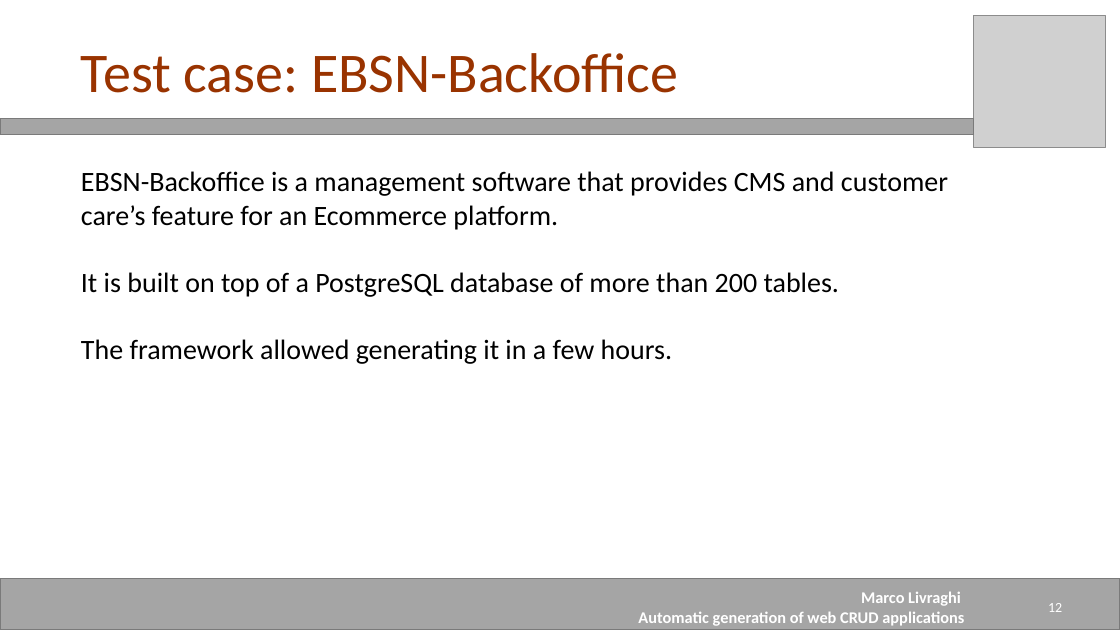
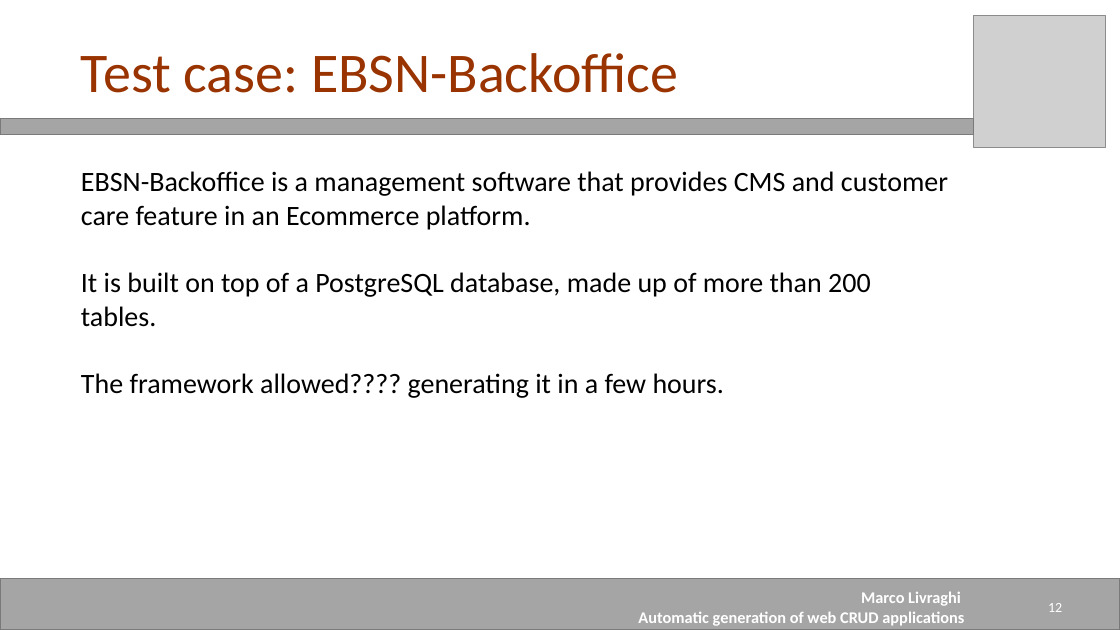
Before and after one commit to mrclivraghi/Anggen, a slide deck: slide 12 of Documentation/Presentation_Livraghi.pptx. Drawn at 1120x630 pixels with LibreOffice and Linux fonts; fonts in the diff are those of the drawing; grey boxes stand for pictures. Boxes give left, top, right and bottom in pixels: in the first picture for what was removed or moved away, otherwise in the second. Text is boxed around its words. In the diff, an @@ line names an element or a change of style, - is before the commit and + after.

```diff
--- a/Documentation/Presentation_Livraghi.pptx
+++ b/Documentation/Presentation_Livraghi.pptx
@@ text at [81,171,948,398]: text changed @@
-EBSN-Backoffice is a management software that provides CMS and customer care’s feature for an Ecommerce platform.
-It is built on top of a PostgreSQL database of more than 200 tables.
-The framework allowed generating it in a few hours.
+EBSN-Backoffice is a management software that provides CMS and customer care feature in an Ecommerce platform.
+It is built on top of a PostgreSQL database, made up of more than 200 tables.
+The framework allowed???? generating it in a few hours.
```
Also in this commit, not shown: 6 other slides changed.
